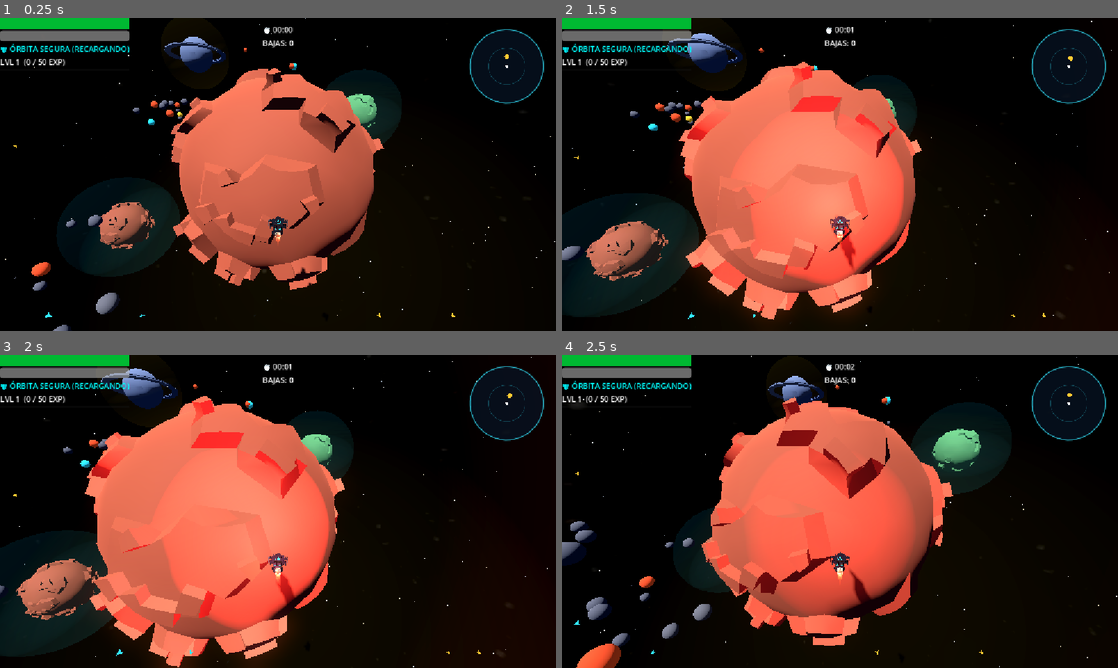
Above: before the commit, frames 1-4 (two rows, left to right).
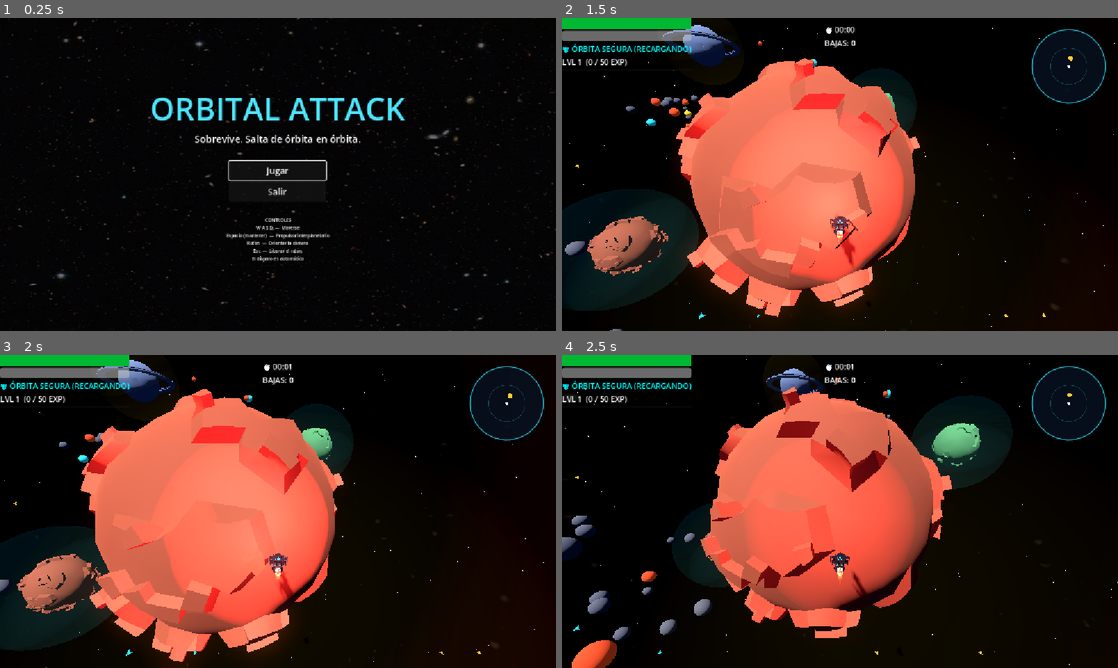
Above: after the commit, the same moments.

Repository: xlblitlx/Desarrollo_de_videojuegos
Game: Godot game, scene res://escenas/menu_principal.tscn
Same seed, same stepped clock (60 frames per second), same inputs: the game is played once before the commit and once after it. Before the commit the project starts from res://Demo_Orbital.tscn.
Inputs (mouse positions are in pixels of both pictures, inside the frame that each line leads up to):
- Up to frame 1 (0.25 s): no input
- Up to frame 2 (1.5 s): click (840, 171) at 0.5 s, where only the run after the commit has a clickable "Jugar"; tap Enter (ui_accept) at 1.25 s; move the mouse to (867, 174) at 1.27 s; hold W (up) from 1.28 s (still down); hold T from 1.28 s (still down)
- Up to frame 3 (2 s): keep holding W (up); keep holding T; tap Enter (ui_accept) at 1.52 s
- Up to frame 4 (2.5 s): keep holding W (up); move the mouse to (812, 511) at 2.02 s; release T at 2.03 s; tap T at 2.1 s; tap Enter (ui_accept) at 2.27 s

The runs differ from the first frame. In frame 1, 26% of the frame differs, in the area x 0-100%, y 0-100%; in frame 2, 6.7%; in frame 3, 8.2%; in frame 4, 10%.

Commit message:
feat: completar menu principal, menu de pausa, audio de muerte y seleccion de mejoras con mouse

Diff:
--- a/Demo_Orbital.tscn
+++ b/Demo_Orbital.tscn
@@ -15,8 +15,14 @@
 [ext_resource type="PackedScene" uid="uid://diknirlysvkv5" path="res://escenas/menu_mejoras.tscn" id="12_u8h02"]
 [ext_resource type="Script" uid="uid://c5bh1beptir8b" path="res://script_componentes/progresion/gestor_experiencia.gd" id="13_nxx6p"]
 [ext_resource type="Script" uid="uid://csx7qrb1f13iu" path="res://script_componentes/progresion/gestor_mejoras.gd" id="15_jeq20"]
+[ext_resource type="Script" uid="uid://bhgrl1huwx4fr" path="res://script_componentes/interfaz/menu_pausa.gd" id="15_p6n2l"]
 [ext_resource type="PackedScene" uid="uid://cc8imny1v8w4y" path="res://escenas/sistemas_eventos.tscn" id="16_jeq20"]
 [ext_resource type="PackedScene" path="res://escenas/sistema_partida.tscn" id="19_8q4bx"]
+[ext_resource type="Script" uid="uid://daymd2xia4vnq" path="res://script_componentes/sistemas/gestor_audio.gd" id="21_gxfhm"]
+[ext_resource type="AudioStream" uid="uid://b7e5u3enhw6hu" path="res://assets/sonidos/disparo.ogg" id="22_guo1l"]
+[ext_resource type="AudioStream" uid="uid://dwaprrf6iagp7" path="res://assets/sonidos/muerteJugador.ogg" id="23_0fn4h"]
+[ext_resource type="AudioStream" uid="uid://0kd1apmsbwmk" path="res://assets/sonidos/powerUp.wav" id="24_0fn4h"]
+[ext_resource type="AudioStream" uid="uid://b8hh6svektfbr" path="res://assets/sonidos/energiaPlaneta.ogg" id="24_tf6l5"]
 [ext_resource type="Script" uid="uid://djfm48oiu8yjd" path="res://script_componentes/entorno/fondo_espacial.gd" id="fondo_script"]
 [ext_resource type="Texture2D" uid="uid://cd3v0py2qk4kx" path="res://assets/fondos/step_2.jpg" id="tex_pano"]
 
@@ -100,6 +106,9 @@
 
 [node name="MenuMejoras" parent="Interfaz" unique_id=591343646 instance=ExtResource("12_u8h02")]
 
+[node name="MenuPausa" type="CanvasLayer" parent="Interfaz" unique_id=906101289]
+script = ExtResource("15_p6n2l")
+
 [node name="SistemasProgresion" type="Node" parent="." unique_id=1281019424]
 
 [node name="GestorRecompensas" type="Node" parent="SistemasProgresion" unique_id=755562836]
@@ -121,6 +130,13 @@
 
 [node name="SistemaPartida" parent="." unique_id=873162462 instance=ExtResource("19_8q4bx")]
 
+[node name="GestorAudio" type="Node" parent="." unique_id=1239785839]
+script = ExtResource("21_gxfhm")
+sfx_disparo = ExtResource("22_guo1l")
+sfx_explosion = ExtResource("23_0fn4h")
+sfx_nivel = ExtResource("24_0fn4h")
+sfx_planeta_agotado = ExtResource("24_tf6l5")
+
 [connection signal="estado_orbita_cambiado" from="Entidades/Jugador" to="Interfaz/HUD" method="actualizar_estado_orbita"]
 [connection signal="propulsor_cambiado" from="Entidades/Jugador" to="Interfaz/HUD" method="actualizar_propulsor"]
 [connection signal="vida_cambiada" from="Entidades/Jugador" to="Interfaz/HUD" method="actualizar_vida"]
--- a/escenas/hud_bajas.tscn
+++ b/escenas/hud_bajas.tscn
@@ -1,11 +1,11 @@
-[gd_scene format=3]
+[gd_scene format=3 uid="uid://duysy3xrte4ju"]
 
-[ext_resource type="Script" path="res://script_componentes/interfaz/hud_bajas.gd" id="1_hb"]
+[ext_resource type="Script" uid="uid://cgkh3712rbtdh" path="res://script_componentes/interfaz/hud_bajas.gd" id="1_hb"]
 
-[node name="HudBajas" type="CanvasLayer"]
+[node name="HudBajas" type="CanvasLayer" unique_id=909405823]
 script = ExtResource("1_hb")
 
-[node name="EtiquetaBajas" type="Label" parent="."]
+[node name="EtiquetaBajas" type="Label" parent="." unique_id=1725155062]
 anchors_preset = 5
 anchor_left = 0.5
 anchor_right = 0.5
@@ -14,6 +14,5 @@
 offset_right = 90.0
 offset_bottom = 63.0
 grow_horizontal = 2
-mouse_filter = 2
 text = "BAJAS: 0"
 horizontal_alignment = 1
--- a/escenas/menu_mejoras.tscn
+++ b/escenas/menu_mejoras.tscn
@@ -3,7 +3,6 @@
 [ext_resource type="Script" uid="uid://sh10peukv5a5" path="res://script_componentes/interfaz/menu_mejoras.gd" id="1_fx8cr"]
 
 [node name="MenuMejoras" type="CanvasLayer" unique_id=591343646]
-process_mode = 3
 layer = 10
 script = ExtResource("1_fx8cr")
 
--- a/escenas/menu_principal.tscn
+++ b/escenas/menu_principal.tscn
@@ -1,18 +1,22 @@
-[gd_scene format=3]
+[gd_scene format=3 uid="uid://hmwrueaq6hnx"]
 
-[ext_resource type="Script" path="res://script_componentes/interfaz/menu_principal.gd" id="1_mp"]
-[ext_resource type="Texture2D" path="res://assets/fondos/step_2.jpg" id="2_fondo"]
+[ext_resource type="Script" uid="uid://dn1j3ih85ley6" path="res://script_componentes/interfaz/menu_principal.gd" id="1_mp"]
+[ext_resource type="Texture2D" uid="uid://cd3v0py2qk4kx" path="res://assets/fondos/step_2.jpg" id="2_fondo"]
 
-[node name="MenuPrincipal" type="Control"]
+[node name="MenuPrincipal" type="Control" unique_id=615718656]
 layout_mode = 3
 anchors_preset = 15
 anchor_right = 1.0
 anchor_bottom = 1.0
 grow_horizontal = 2
 grow_vertical = 2
+size_flags_horizontal = 3
+size_flags_vertical = 3
+mouse_filter = 2
 script = ExtResource("1_mp")
+metadata/_edit_use_anchors_ = true
 
-[node name="Fondo" type="TextureRect" parent="."]
+[node name="Fondo" type="TextureRect" parent="." unique_id=124360051]
 layout_mode = 1
 anchors_preset = 15
 anchor_right = 1.0
@@ -24,7 +28,7 @@
 expand_mode = 1
 stretch_mode = 6
 
-[node name="Oscurecedor" type="ColorRect" parent="."]
+[node name="Oscurecedor" type="ColorRect" parent="." unique_id=831382418]
 layout_mode = 1
 anchors_preset = 15
 anchor_right = 1.0
@@ -34,62 +38,59 @@
 mouse_filter = 2
 color = Color(0, 0, 0, 0.55)
 
-[node name="Contenedor" type="VBoxContainer" parent="."]
+[node name="CenterContainer" type="CenterContainer" parent="." unique_id=938700216]
 layout_mode = 1
-anchors_preset = 8
-anchor_left = 0.5
-anchor_top = 0.5
-anchor_right = 0.5
-anchor_bottom = 0.5
-offset_left = -20.0
-offset_top = -20.0
-offset_right = 20.0
-offset_bottom = 20.0
+anchors_preset = 15
+anchor_right = 1.0
+anchor_bottom = 1.0
 grow_horizontal = 2
 grow_vertical = 2
-theme_override_constants/separation = 16
 
-[node name="Titulo" type="Label" parent="Contenedor"]
+[node name="Contenedor" type="VBoxContainer" parent="CenterContainer" unique_id=1359405209]
+layout_mode = 2
+theme_override_constants/separation = 4
+
+[node name="Titulo" type="Label" parent="CenterContainer/Contenedor" unique_id=1385279668]
 layout_mode = 2
 size_flags_horizontal = 4
 theme_override_colors/font_color = Color(0.3, 0.9, 1, 1)
-theme_override_font_sizes/font_size = 72
+theme_override_font_sizes/font_size = 65
 text = "ORBITAL ATTACK"
 horizontal_alignment = 1
 
-[node name="Subtitulo" type="Label" parent="Contenedor"]
+[node name="Subtitulo" type="Label" parent="CenterContainer/Contenedor" unique_id=444139935]
 layout_mode = 2
 size_flags_horizontal = 4
 theme_override_font_sizes/font_size = 20
 text = "Sobrevive. Salta de órbita en órbita."
 horizontal_alignment = 1
 
-[node name="Espaciador" type="Control" parent="Contenedor"]
+[node name="Espaciador" type="Control" parent="CenterContainer/Contenedor" unique_id=155934375]
 custom_minimum_size = Vector2(0, 24)
 layout_mode = 2
 
-[node name="BotonJugar" type="Button" parent="Contenedor"]
-custom_minimum_size = Vector2(300, 56)
+[node name="BotonJugar" type="Button" parent="CenterContainer/Contenedor" unique_id=2050330307]
+custom_minimum_size = Vector2(200, 40)
 layout_mode = 2
 size_flags_horizontal = 4
-theme_override_font_sizes/font_size = 26
+theme_override_font_sizes/font_size = 18
 text = "Jugar"
 
-[node name="BotonSalir" type="Button" parent="Contenedor"]
-custom_minimum_size = Vector2(300, 56)
+[node name="BotonSalir" type="Button" parent="CenterContainer/Contenedor" unique_id=1398541105]
+custom_minimum_size = Vector2(200, 40)
 layout_mode = 2
 size_flags_horizontal = 4
-theme_override_font_sizes/font_size = 26
+theme_override_font_sizes/font_size = 18
 text = "Salir"
 
-[node name="Espaciador2" type="Control" parent="Contenedor"]
+[node name="Espaciador2" type="Control" parent="CenterContainer/Contenedor" unique_id=1451983709]
 custom_minimum_size = Vector2(0, 24)
 layout_mode = 2
 
-[node name="Controles" type="Label" parent="Contenedor"]
+[node name="Controles" type="Label" parent="CenterContainer/Contenedor" unique_id=1308897861]
 layout_mode = 2
 size_flags_horizontal = 4
-theme_override_font_sizes/font_size = 18
+theme_override_font_sizes/font_size = 9
 text = "CONTROLES
 W A S D  —  Moverse
 Espacio (mantener)  —  Propulsor interplanetario
--- a/escenas/pantalla_gameover.tscn
+++ b/escenas/pantalla_gameover.tscn
@@ -1,21 +1,22 @@
-[gd_scene format=3]
+[gd_scene format=3 uid="uid://bqq8nn4dl2oyn"]
 
-[ext_resource type="Script" path="res://script_componentes/interfaz/pantalla_gameover.gd" id="1_pg"]
+[ext_resource type="Script" uid="uid://ba5714l112xqp" path="res://script_componentes/interfaz/pantalla_gameover.gd" id="1_pg"]
 
-[node name="PantallaGameOver" type="CanvasLayer"]
+[node name="PantallaGameOver" type="CanvasLayer" unique_id=671611009]
 process_mode = 3
 layer = 20
 script = ExtResource("1_pg")
 
-[node name="FondoOscuro" type="ColorRect" parent="."]
+[node name="FondoOscuro" type="ColorRect" parent="." unique_id=381642565]
 anchors_preset = 15
 anchor_right = 1.0
 anchor_bottom = 1.0
 grow_horizontal = 2
 grow_vertical = 2
+mouse_filter = 2
 color = Color(0.03, 0.05, 0.1, 0.85)
 
-[node name="Contenedor" type="VBoxContainer" parent="FondoOscuro"]
+[node name="Contenedor" type="VBoxContainer" parent="FondoOscuro" unique_id=1942275935]
 layout_mode = 1
 anchors_preset = 8
 anchor_left = 0.5
@@ -30,53 +31,53 @@
 grow_vertical = 2
 theme_override_constants/separation = 14
 
-[node name="Titulo" type="Label" parent="FondoOscuro/Contenedor"]
+[node name="Titulo" type="Label" parent="FondoOscuro/Contenedor" unique_id=142628268]
 layout_mode = 2
 size_flags_horizontal = 4
 theme_override_font_sizes/font_size = 56
 text = "NAVE DESTRUIDA"
 horizontal_alignment = 1
 
-[node name="Espaciador" type="Control" parent="FondoOscuro/Contenedor"]
+[node name="Espaciador" type="Control" parent="FondoOscuro/Contenedor" unique_id=882742684]
 custom_minimum_size = Vector2(0, 16)
 layout_mode = 2
 
-[node name="LineaTiempo" type="Label" parent="FondoOscuro/Contenedor"]
+[node name="LineaTiempo" type="Label" parent="FondoOscuro/Contenedor" unique_id=2001888699]
 layout_mode = 2
 size_flags_horizontal = 4
 theme_override_font_sizes/font_size = 24
 text = "Tiempo sobrevivido: 00:00"
 
-[node name="LineaNivel" type="Label" parent="FondoOscuro/Contenedor"]
+[node name="LineaNivel" type="Label" parent="FondoOscuro/Contenedor" unique_id=1290208301]
 layout_mode = 2
 size_flags_horizontal = 4
 theme_override_font_sizes/font_size = 24
 text = "Nivel alcanzado: 1"
 
-[node name="LineaBajas" type="Label" parent="FondoOscuro/Contenedor"]
+[node name="LineaBajas" type="Label" parent="FondoOscuro/Contenedor" unique_id=687707760]
 layout_mode = 2
 size_flags_horizontal = 4
 theme_override_font_sizes/font_size = 24
 text = "Enemigos eliminados: 0"
 
-[node name="LineaOleada" type="Label" parent="FondoOscuro/Contenedor"]
+[node name="LineaOleada" type="Label" parent="FondoOscuro/Contenedor" unique_id=67739594]
 layout_mode = 2
 size_flags_horizontal = 4
 theme_override_font_sizes/font_size = 24
 text = "Oleada: 1"
 
-[node name="Espaciador2" type="Control" parent="FondoOscuro/Contenedor"]
+[node name="Espaciador2" type="Control" parent="FondoOscuro/Contenedor" unique_id=817143187]
 custom_minimum_size = Vector2(0, 16)
 layout_mode = 2
 
-[node name="BotonReiniciar" type="Button" parent="FondoOscuro/Contenedor"]
+[node name="BotonReiniciar" type="Button" parent="FondoOscuro/Contenedor" unique_id=248887998]
 custom_minimum_size = Vector2(280, 52)
 layout_mode = 2
 size_flags_horizontal = 4
 theme_override_font_sizes/font_size = 22
 text = "Reiniciar"
 
-[node name="BotonMenu" type="Button" parent="FondoOscuro/Contenedor"]
+[node name="BotonMenu" type="Button" parent="FondoOscuro/Contenedor" unique_id=1959446307]
 custom_minimum_size = Vector2(280, 52)
 layout_mode = 2
 size_flags_horizontal = 4
--- a/project.godot
+++ b/project.godot
@@ -17,7 +17,7 @@
 [application]
 
 config/name="Desarrollo De Videojuegos Main"
-run/main_scene="uid://cpk2pamaip7yw"
+run/main_scene="res://escenas/menu_principal.tscn"
 config/features=PackedStringArray("4.7", "Forward Plus")
 
 [autoload]
--- a/script_componentes/combate/control_disparo.gd
+++ b/script_componentes/combate/control_disparo.gd
@@ -63,6 +63,7 @@
 	if dir_base == Vector3.ZERO:
 		return
 
+
 	var total := maxi(1, cantidad_proyectiles)
 	var paso_rad := deg_to_rad(angulo_abanico_grados)
 	var angulo_inicial := -paso_rad * float(total - 1) * 0.5
--- a/script_componentes/entidades/enemigo.gd
+++ b/script_componentes/entidades/enemigo.gd
@@ -4,7 +4,7 @@
 signal destruido(posicion_global: Vector3)
 
 @export var velocidad: float = 15.0
-@export var vida: float = 45.0
+@export var vida: float = 5.0
 @export var dano_contacto: float = 10.0
 @export var intervalo_ataque: float = 1.0
 @export var rango_ataque: float = 3.4
--- a/script_componentes/interfaz/menu_mejoras.gd
+++ b/script_componentes/interfaz/menu_mejoras.gd
@@ -43,6 +43,8 @@
 		if i < opciones.size():
 			var op := opciones[i]
 			btn.visible = true
+			btn.disabled = false
+			btn.mouse_filter = Control.MOUSE_FILTER_STOP
 			btn.text = "%s\n\n%s" % [op["titulo"], op["descripcion"]]
 			btn.modulate = op.get("color", Color.WHITE)
 		else:
@@ -54,12 +56,12 @@
 	if botones[0] and botones[0].visible:
 		botones[0].grab_focus()
 
-
 func _al_pulsar_carta(indice: int) -> void:
 	if indice < 0 or indice >= _opciones_actuales.size():
 		return
 
 	var id_elegido: String = _opciones_actuales[indice]["id"]
+	botones[indice].release_focus()
 	visible = false
 	# Devuelve el control del ratón a la nave/cámara
 	Input.mouse_mode = Input.MOUSE_MODE_CAPTURED
--- /dev/null
+++ b/script_componentes/interfaz/menu_pausa.gd
@@ -0,0 +1,104 @@
+class_name MenuPausa
+extends CanvasLayer
+
+@export_file("*.tscn") var escena_menu_principal: String = "res://escenas/menu_principal.tscn"
+
+var _panel: PanelContainer
+var _fondo: ColorRect
+var _centro: CenterContainer
+
+
+func _ready() -> void:
+	layer = 20
+	visible = true
+	process_mode = Node.PROCESS_MODE_ALWAYS
+	_construir_ui()
+	_mostrar_ui(false)
+
+
+func _input(event: InputEvent) -> void:
+	if event.is_action_pressed("ui_cancel"):
+		# Si el juego ya está pausado por otro modal (Menú de Mejoras o Game Over), no abrir pausa encima
+		if get_tree().paused and not _panel.visible:
+			return
+		_alternar_pausa()
+		get_viewport().set_input_as_handled()
+
+
+func _alternar_pausa() -> void:
+	var pausar := not _panel.visible
+	_mostrar_ui(pausar)
+	get_tree().paused = pausar
+	Input.mouse_mode = Input.MOUSE_MODE_VISIBLE if pausar else Input.MOUSE_MODE_CAPTURED
+
+
+func _mostrar_ui(estado: bool) -> void:
+	if _fondo:
+		_fondo.visible = estado
+	if _centro:
+		_centro.visible = estado
+	if _panel:
+		_panel.visible = estado
+
+
+func _construir_ui() -> void:
+	_fondo = ColorRect.new()
+	_fondo.set_anchors_preset(Control.PRESET_FULL_RECT)
+	_fondo.color = Color(0.0, 0.0, 0.0, 0.55)
+	_fondo.mouse_filter = Control.MOUSE_FILTER_IGNORE
+	add_child(_fondo)
+
+	_centro = CenterContainer.new()
+	_centro.set_anchors_preset(Control.PRESET_FULL_RECT)
+	_centro.mouse_filter = Control.MOUSE_FILTER_IGNORE
+	add_child(_centro)
+
+	_panel = PanelContainer.new()
+	_panel.custom_minimum_size = Vector2(280, 0)
+	_centro.add_child(_panel)
+
+	var margen := MarginContainer.new()
+	margen.add_theme_constant_override("margin_left", 24)
+	margen.add_theme_constant_override("margin_right", 24)
+	margen.add_theme_constant_override("margin_top", 20)
+	margen.add_theme_constant_override("margin_bottom", 20)
+	_panel.add_child(margen)
+
+	var caja := VBoxContainer.new()
+	caja.add_theme_constant_override("separation", 12)
+	margen.add_child(caja)
+
+	var titulo := Label.new()
+	titulo.text = "PAUSA"
+	titulo.horizontal_alignment = HORIZONTAL_ALIGNMENT_CENTER
+	titulo.add_theme_font_size_override("font_size", 28)
+	caja.add_child(titulo)
+
+	var btn_continuar := Button.new()
+	btn_continuar.text = "Continuar"
+	btn_continuar.custom_minimum_size = Vector2(0, 38)
+	btn_continuar.pressed.connect(_alternar_pausa)
+	caja.add_child(btn_continuar)
+
+	var btn_reiniciar := Button.new()
+	btn_reiniciar.text = "Reiniciar Partida"
+	btn_reiniciar.custom_minimum_size = Vector2(0, 38)
+	btn_reiniciar.pressed.connect(_al_reiniciar)
+	caja.add_child(btn_reiniciar)
+
+	var btn_menu := Button.new()
+	btn_menu.text = "Menú Principal"
+	btn_menu.custom_minimum_size = Vector2(0, 38)
+	btn_menu.pressed.connect(_al_ir_menu)
+	caja.add_child(btn_menu)
+
+
+func _al_reiniciar() -> void:
+	get_tree().paused = false
+	get_tree().reload_current_scene()
+
+
+func _al_ir_menu() -> void:
+	get_tree().paused = false
+	Input.mouse_mode = Input.MOUSE_MODE_VISIBLE
+	get_tree().change_scene_to_file(escena_menu_principal)
--- a/script_componentes/progresion/gestor_mejoras.gd
+++ b/script_componentes/progresion/gestor_mejoras.gd
@@ -81,6 +81,7 @@
 		opciones.append(baraja[i])
 
 	get_tree().paused = true
+	Input.mouse_mode = Input.MOUSE_MODE_VISIBLE
 	mostrar_menu_mejoras.emit(opciones, nivel)
 
 
@@ -130,3 +131,4 @@
 					ast.recarga_energia *= 1.35
 
 	get_tree().paused = false
+	Input.mouse_mode = Input.MOUSE_MODE_CAPTURED
--- a/script_componentes/sistemas/controlador_camara.gd
+++ b/script_componentes/sistemas/controlador_camara.gd
@@ -28,14 +28,6 @@
 
 func _unhandled_input(event: InputEvent) -> void:
 	if event is InputEventMouseMotion and Input.mouse_mode == Input.MOUSE_MODE_CAPTURED:
-		# Rota al padre (Jugador) horizontalmente
 		get_parent().rotate_y(-event.relative.x * mouse_sensitivity)
-		# Rota a este pivote verticalmente
 		rotate_x(-event.relative.y * mouse_sensitivity)
 		rotation.x = clamp(rotation.x, deg_to_rad(-45.0), deg_to_rad(30.0))
-
-	if event.is_action_pressed("ui_cancel"):
-		Input.mouse_mode = Input.MOUSE_MODE_VISIBLE
-	elif event is InputEventMouseButton and event.pressed and Input.mouse_mode == Input.MOUSE_MODE_VISIBLE:
-		if not get_tree().paused:
-			Input.mouse_mode = Input.MOUSE_MODE_CAPTURED
--- a/script_componentes/sistemas/eventos_juego.gd
+++ b/script_componentes/sistemas/eventos_juego.gd
@@ -1,6 +1,8 @@
+@warning_ignore_start("unused_signal")
 class_name BusEventos
 extends Node
 ## Bus central de eventos del juego. Desacopla sistemas, HUD, audio y VFX.
+
 # Eventos Finalizar Partida
 signal partida_terminada(estadisticas: Dictionary)
 
@@ -9,15 +11,19 @@
 signal orbita_rota(posicion: Vector3)
 signal planeta_agotado(planeta: Node3D)
 
+# Eventos de combate
+signal enemigo_eliminado(posicion: Vector3)
+
 # Eventos espaciales dinámicos
 signal evento_iniciado(id_evento: String, titulo: String, objetivo: Node3D, duracion: float)
 signal evento_progreso(texto_estado: String, porcentaje: float)
 signal evento_finalizado(id_evento: String, exito: bool)
 
-# Progresión global (listo para Fase 2 y Fase 4)
+# Progresión global
 signal oleada_cambiada(numero_oleada: int)
 signal jugador_destruido(tiempo_partida: float)
 signal tiempo_supervivencia_actualizado(segundos_totales: float, nivel_intensidad: int)
+@warning_ignore_restore("unused_signal")
 
 
 func _enter_tree() -> void:
--- /dev/null
+++ b/script_componentes/sistemas/gestor_audio.gd
@@ -0,0 +1,79 @@
+class_name GestorAudio
+extends Node
+## Reproductor de SFX desacoplado usando clips .ogg / .wav del proyecto.
+
+@export_group("Clips de Audio (.ogg / .wav)")
+@export var sfx_disparo: AudioStream
+@export var sfx_explosion: AudioStream
+@export var sfx_nivel: AudioStream
+@export var sfx_planeta_agotado: AudioStream
+
+@export_group("Volumen (dB)")
+@export var volumen_disparo_db: float = -12.0
+@export var volumen_general_db: float = -6.0
+
+var _pool: Array[AudioStreamPlayer] = []
+
+
+func _ready() -> void:
+	process_mode = Node.PROCESS_MODE_ALWAYS
+
+	for i in 10:
+		var p := AudioStreamPlayer.new()
+		add_child(p)
+		_pool.append(p)
+
+	if EventosJuego:
+		if EventosJuego.has_signal("enemigo_eliminado"):
+			EventosJuego.enemigo_eliminado.connect(func(_pos): reproducir_explosion())
+		if EventosJuego.has_signal("partida_terminada"):
+			EventosJuego.partida_terminada.connect(func(_stats): reproducir_explosion())
+		if EventosJuego.has_signal("jugador_destruido"):
+			EventosJuego.jugador_destruido.connect(func(_t): reproducir_explosion())
+		if EventosJuego.has_signal("planeta_agotado"):
+			EventosJuego.planeta_agotado.connect(func(_p): reproducir_alerta())
+
+	await get_tree().process_frame
+
+	var exp_node := get_tree().get_first_node_in_group("gestor_experiencia")
+	if exp_node and exp_node.has_signal("subio_nivel"):
+		exp_node.subio_nivel.connect(func(_lvl): reproducir_nivel())
+
+	var jugador := get_tree().get_first_node_in_group("jugador")
+	if jugador:
+		var disparo := jugador.find_child("ControlDisparo", true, false)
+		if disparo and disparo.has_signal("disparo_realizado"):
+			disparo.disparo_realizado.connect(func(_destino): reproducir_disparo())
+
+
+func reproducir_disparo() -> void:
+	_reproducir(sfx_disparo, volumen_disparo_db, 0.94, 1.08)
+
+
+func reproducir_explosion() -> void:
+	_reproducir(sfx_explosion, volumen_general_db, 0.88, 1.12)
+
+
+func reproducir_nivel() -> void:
+	_reproducir(sfx_nivel, volumen_general_db, 1.0, 1.0)
+
+
+func reproducir_alerta() -> void:
+	_reproducir(sfx_planeta_agotado, volumen_general_db, 0.95, 1.05)
+
+
+func _reproducir(stream: AudioStream, vol_db: float, pitch_min: float, pitch_max: float) -> void:
+	if stream == null:
+		return
+	var player := _obtener_libre()
+	player.stream = stream
+	player.volume_db = vol_db
+	player.pitch_scale = randf_range(pitch_min, pitch_max)
+	player.play()
+
+
+func _obtener_libre() -> AudioStreamPlayer:
+	for p in _pool:
+		if not p.playing:
+			return p
+	return _pool[0]
Not shown, added: assets/sonidos/disparo.ogg.import
Not shown, added: assets/sonidos/energiaPlaneta.ogg.import
Not shown, added: assets/sonidos/muerteEnemigo.ogg.import
Not shown, added: assets/sonidos/muerteJugador.ogg.import
Not shown, added: assets/sonidos/powerUp.wav.import
Not shown, added: script_componentes/interfaz/menu_pausa.gd.uid
Not shown, added: script_componentes/sistemas/gestor_audio.gd.uid
Not shown, added: assets/sonidos/disparo.ogg
Not shown, added: assets/sonidos/energiaPlaneta.ogg
Not shown, added: assets/sonidos/muerteEnemigo.ogg
Not shown, added: assets/sonidos/muerteJugador.ogg
Not shown, added: assets/sonidos/powerUp.wav
